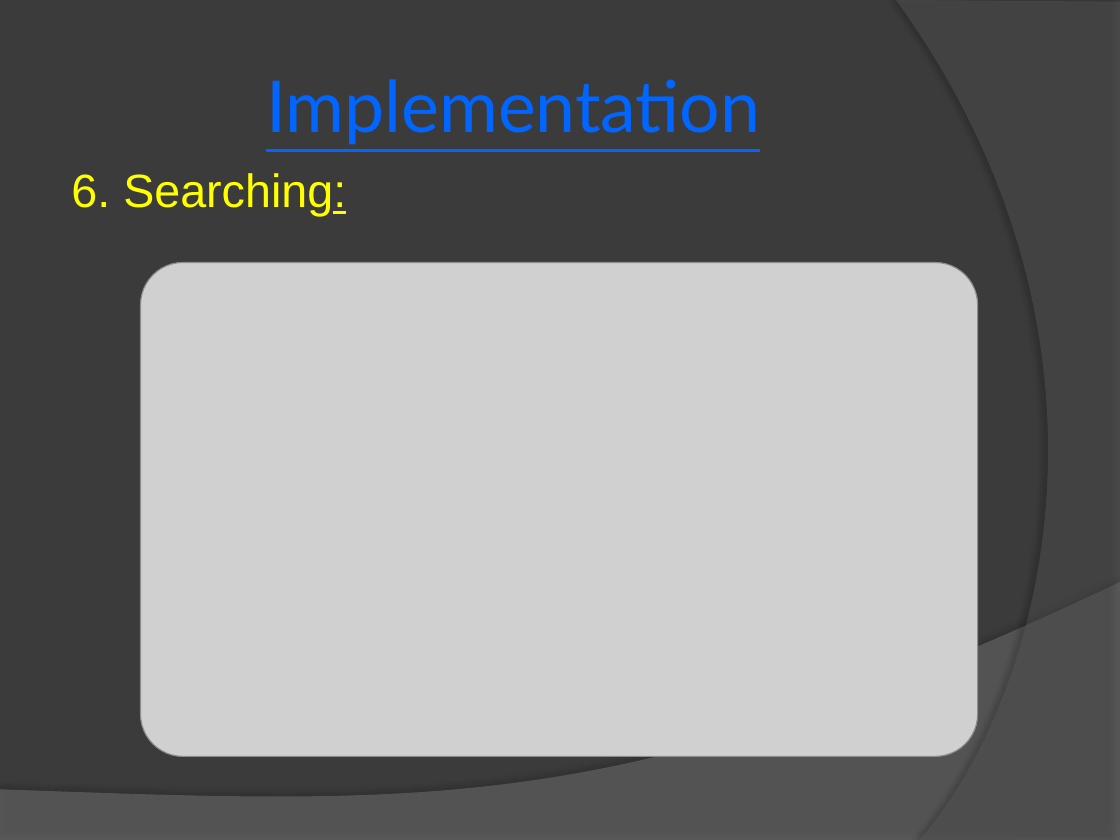
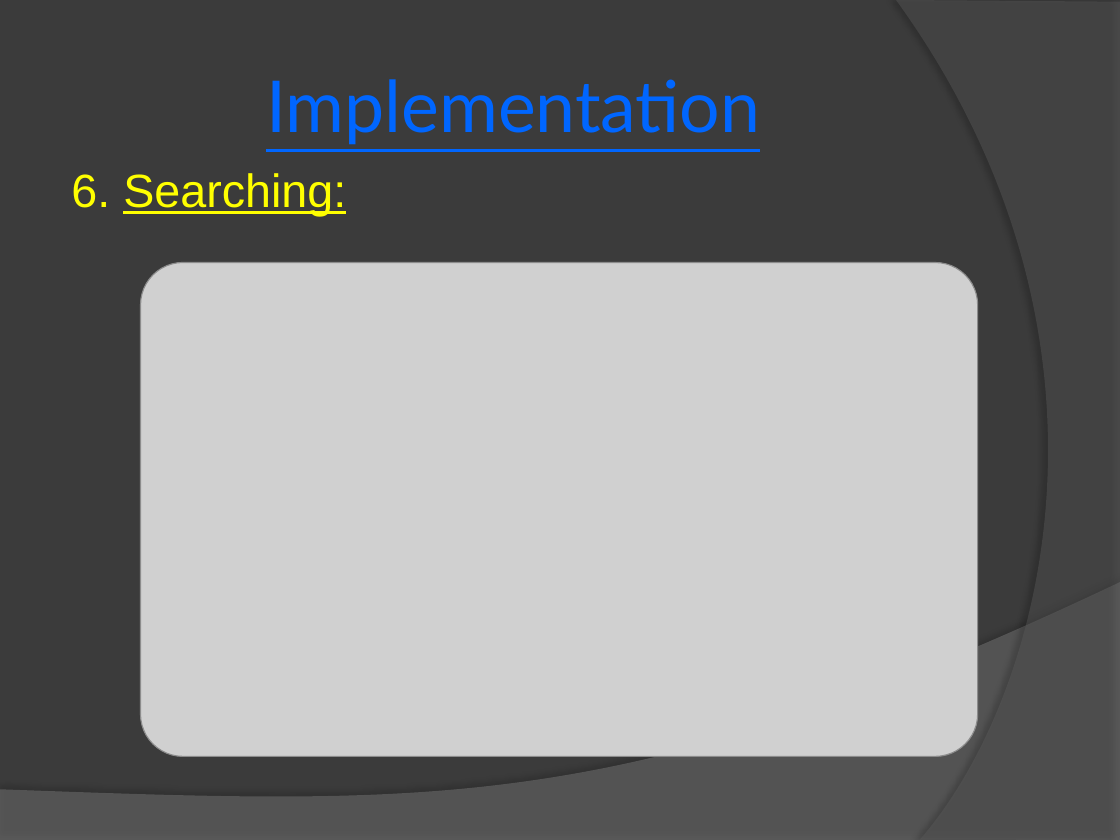
Before and after one commit to madan-mohan123/MiniProject-sem05, a slide deck: slide 18 of presentation/mini-project-presentation.pptx. Drawn at 1120x840 pixels with LibreOffice and Linux fonts; fonts in the diff are those of the drawing; grey boxes stand for pictures. Boxes give left, top, right and bottom in pixels: in the first picture for what was removed or moved away, otherwise in the second. Text is boxed around its words. In the diff, an @@ line names an element or a change of style, - is before the commit and + after.

```diff
--- a/presentation/mini-project-presentation.pptx
+++ b/presentation/mini-project-presentation.pptx
@@ text "6. Searching:" at box(71, 173, 346, 216): underline on in "Searching:" @@
```
Also in this commit, not shown: 7 other slides changed.
